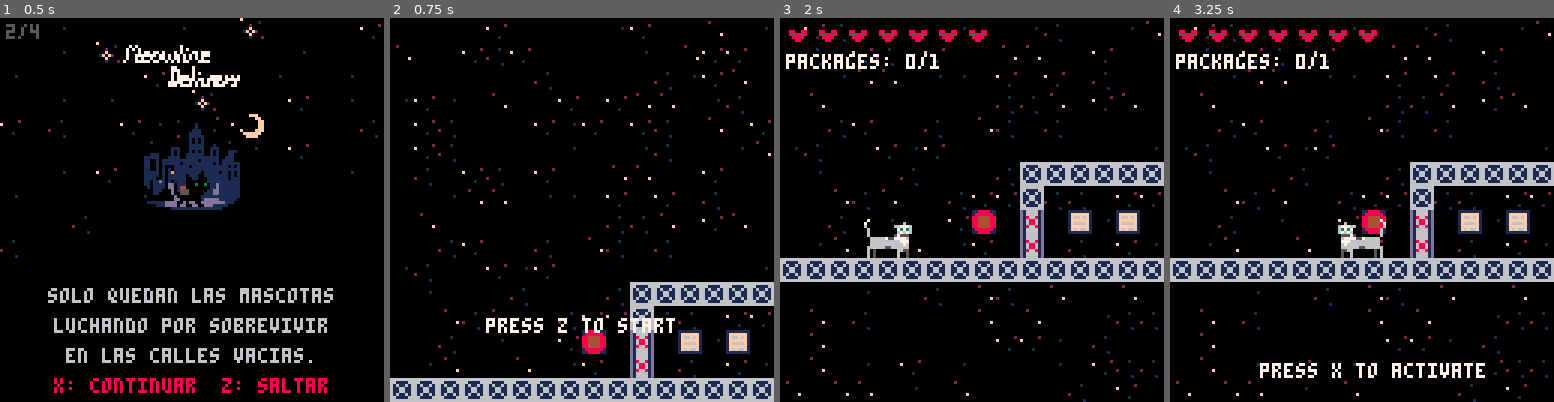
Above: before the commit, frames 1-4 (left to right).
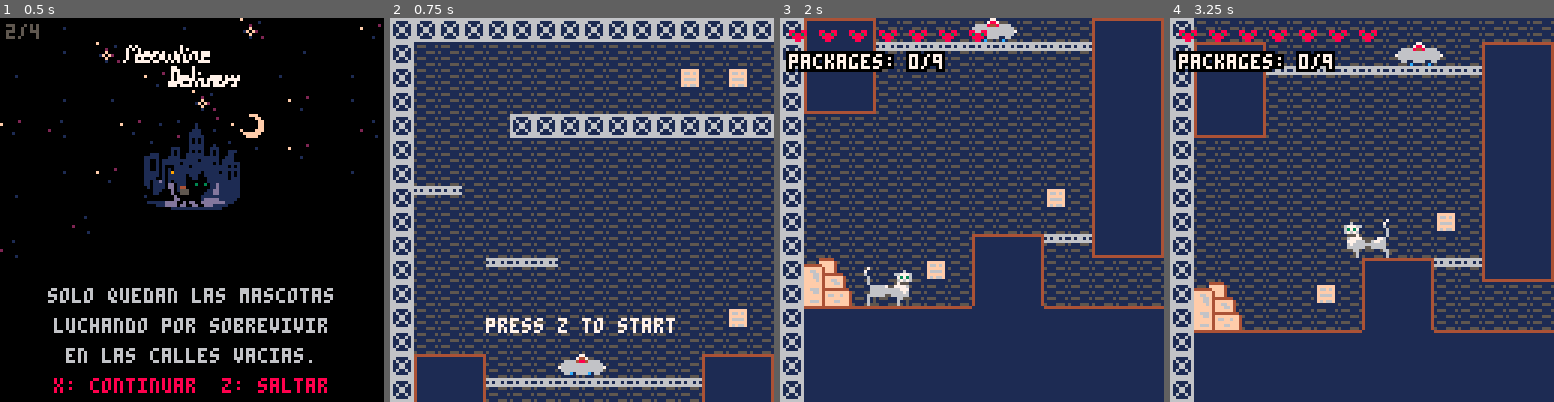
Above: after the commit, the same moments.

Repository: salvadorvanoli/MeowlineDelivery
Game: PICO-8 cartridge meowline.p8
The game is run twice, just before and just after one commit, with the same random seed, the same clock (stepped at 60 frames per second) and the same inputs.
Inputs:
- Up to frame 1 (0.5 s): tap X (X key) at 0.33 s
- Up to frame 2 (0.75 s): tap O (Z key) at 0.7 s
- Up to frame 3 (2 s): tap X (X key) at 1.07, 1.85 s; hold Right from 1.6 s (still down); tap O (Z key) at 1.7 s
- Up to frame 4 (3.25 s): release Right at 2.1 s; tap O (Z key) at 2.1, 2.5, 2.9 s; hold Up 2.15-2.42 s; hold Right 2.47-3.03 s; tap X (X key) at 2.97 s; hold Left from 3.08 s (still down)

Frame 1 is identical in both runs. In frame 2, 95% of the frame differs, in the area x 0-100%, y 0-100%; in frame 3, 94%; in frame 4, 94%.

Commit message:
Primera versión del mapa, botón y puertas rotas

Diff:
--- a/meowline.p8
+++ b/meowline.p8
@@ -27,14 +27,14 @@
 
 -- Sistema de fondos
 background_map = {}
-default_background_roofs = 149 -- Sprite de fondo por defecto para techos populares
+default_background_roofs = 65 -- Sprite de fondo por defecto para techos populares
 default_background_sewers = 128 -- Sprite de fondo por defecto para alcantarillas
 
 -- Coordenadas de las zonas
 cinematic_zone = { x = 384, y = 384 } -- Posicion en la cinematica (48*8, 48*8)
 menu_zone = { x = 1, y = 448 }
 game_over_zone = { x = 192, y = 448 }
-game_start_zone = { x = 18, y = 104 }
+game_start_zone = { x = 18, y = 200 }
 victory_zone = { x = 320, y = 448 }
 
 -- Variables para la cinematica
@@ -74,9 +74,9 @@
 meow_radius = 64 -- Radio de 8 bloques (8 * 8 = 64 pixeles)
 
 -- Indice del sprite solido (suelo)
-platform_sprites = { 64, 71 } -- Bloques de plataforma (solo solidos desde arriba)
-solid_sprites = { 66, 72,73, 102 } -- Bloques totalmente solidos (desde todos los lados)
-damage_sprites = { 67, 69, 70 } -- Bloques que danan al jugador
+platform_sprites = { 64, 71, 94 } -- Bloques de plataforma (solo solidos desde arriba)
+solid_sprites = { 44, 62, 66, 71, 72, 73, 74, 75, 76, 77, 78, 95, 102 } -- Bloques totalmente solidos (desde todos los lados)
+damage_sprites = { 47, 63, 67, 69, 70, 109 } -- Bloques que danan al jugador
 
 -- Sistema de animacion de bloques
 animated_blocks = {}
@@ -85,16 +85,17 @@
 signs = {}
 texts = {
         "presiona z para saltar",
-        "presiona arriba para maullar",
-        "presiona x para interactuar",
+        "presiona arriba para maullar, asusta ratas, cuidado con murcielagos!",
+        "evita los alambres de espinas!",
         "presiona abajo para bajar plataformas",
         "tu objetivo es entregar paquetes, la cantidad actual se muestra arriba",
         "aventurate por las calles de zoo york y entrega todos los paquetes, suerte!",
+        "esquiva las amenazas de la ciudad",
         }
 
 -- Sistema de botones
 buttons = {}
-button_range = 256  -- Radio de busqueda en pixeles (8 bloques)
+button_range = 256  -- Radio de busqueda en pixeles
 button_inactive_sprite = 85
 button_active_sprite = 86
 door_closed_sprite = 102
@@ -305,13 +306,12 @@
 end
 
 function activate_button(button)
-    -- Marcar boton como activado
-    button.activated = true
     mset(button.map_x, button.map_y, button_active_sprite)
 
     -- Buscar la puerta mas cercana
     local closest_door = nil
-    local closest_distance = button_range + 1
+    local closest_distance = 0
+    local door_count = 0
 
     -- Buscar todas las puertas cerradas en el mapa
     for mx = 0, 127 do
@@ -322,8 +322,8 @@
                 local door_y = my * 8
                 local distance = sqrt((door_x - button.x)^2 + (door_y - button.y)^2)
 
-                -- Si esta dentro del rango y es la mas cercana
-                if distance <= button_range and distance < closest_distance then
+                -- SOLO considerar puertas que esten dentro del rango
+                if distance <= button_range and distance > closest_distance then
                     closest_distance = distance
                     closest_door = {x = mx, y = my}
                 end
@@ -331,8 +331,12 @@
         end
     end
 
-    -- Si se encuentra una puerta, determinar si es parte superior o inferior
+    -- Si se encuentra una puerta dentro del rango, abrirla
     if closest_door then
+
+        -- Marcar boton como activado
+        button.activated = true
+
         local found_x = closest_door.x
         local found_y = closest_door.y
 
@@ -720,7 +724,7 @@
         for my = 0, 30 do
             local sprite_id = mget(mx, my)
             -- Verificar si es alguno de los sprites de cartel (87-92)
-            if sprite_id >= 87 and sprite_id <= 92 then
+            if sprite_id >= 87 and sprite_id <= 93 then
                 local new_sign = {
                     x = mx * 8,
                     y = my * 8,
@@ -927,7 +931,7 @@
             end
 
             -- Mostrar puntuacion durante el juego
-            print("packages: " .. score .. "/" .. target_score, cam_x + 2, cam_y + 12, 7)
+            print_multiline_centered_outline("packages: " .. score .. "/" .. target_score, cam_x - 35, cam_y + 12, 7, 0, 120)
 
             -- Mostrar indicaciones de interaccion con la tecla "X"
             local door_below = check_player_over_door()
@@ -936,16 +940,16 @@
             local sign_below = check_player_over_sign()
 
             if door_below then
-                print("press x to deliver", cam_x + 30, cam_y + 115, 7)
+                print_multiline_centered_outline("presiona x para entregar el paquete", cam_x, cam_y + 100, 7, 0, 120)
             elseif checkpoint_below and not checkpoint_below.activated then
-                print("press x to save", cam_x + 30, cam_y + 115, 7)
+                print_multiline_centered_outline("presiona x para guardar", cam_x, cam_y + 100, 7, 0, 120)
             elseif button_below then
-                print("press x to activate", cam_x + 30, cam_y + 115, 7)
+                print_multiline_centered_outline("presiona x para activar", cam_x, cam_y + 100, 7, 0, 120)
             elseif sign_below then
                 -- Mostrar el texto del cartel
                 local text = texts[sign_below.text_id]
                 if text then
-                    local num_lines = print_multiline_centered(text, cam_x, cam_y + 100, 7, 120)
+                    local num_lines = print_multiline_centered_outline(text, cam_x, cam_y + 100, 10, 0, 120)
                 end
             end
         elseif game_state == "menu" then
@@ -1690,6 +1694,34 @@
     return #lines -- Devolver numero de lineas
 end
 
+function print_with_outline(text, x, y, text_color, outline_color)
+    -- Dibujar el borde (8 direcciones alrededor del texto)
+    print(text, x - 1, y - 1, outline_color)  -- Arriba-izquierda
+    print(text, x, y - 1, outline_color)      -- Arriba
+    print(text, x + 1, y - 1, outline_color)  -- Arriba-derecha
+    print(text, x - 1, y, outline_color)      -- Izquierda
+    print(text, x + 1, y, outline_color)      -- Derecha
+    print(text, x - 1, y + 1, outline_color)  -- Abajo-izquierda
+    print(text, x, y + 1, outline_color)      -- Abajo
+    print(text, x + 1, y + 1, outline_color)  -- Abajo-derecha
+
+    -- Dibujar el texto principal encima
+    print(text, x, y, text_color)
+end
+
+function print_multiline_centered_outline(text, cam_x, y, text_color, outline_color, max_width)
+    local lines = wrap_text(text, max_width)
+    local line_height = 8
+
+    for i = 1, #lines do
+        local line = lines[i]
+        local line_x = cam_x + (128 - #line * 4) / 2  -- Centrar cada linea
+        print_with_outline(line, line_x, y + (i - 1) * line_height, text_color, outline_color)
+    end
+
+    return #lines
+end
+
 -- Funcion para imprimir texto centrado horizontalmente
 function print_centered(text, y, color)
     local x = (128 - #text * 4) / 2
@@ -1831,19 +1863,34 @@
 
 
 __map__
-0000000000000000000000000000000000000000000000000000000000000000000000000000000000000000000000000000000000000000000000000000000000000000000000000000000000000000000000000000000000000000000000000000000000000000000000000000000000000000000000000000000000000000
-0000000000000000000000000000000000000000000000000000000000000000000000000000000000000000000000000000000000000000000000000000000000000000000000000000000000000000000000000000000000000000000000000000000000000000000000000000000000000000000000000000000000000000
-0000000000000000000000000000000000000000000000000000000000000000000000000000000000000000000000000000000000000000000000000000000000000000000000000000000000000000000000000000000000000000000000000000000000000000000000000000000000000000000000000000000000000000
-0000000000000000000000000000000000000000000000000000000000000000000000000000000000000000000000000000000000000000000000000000000000000000000000000000000000000000000000000000000000000000000000000000000000000000000000000000000000000000000000000000000000000000
-0000000000000000000000000000000000000000000000000000000000000000000000000000000000000000000000000000000000000000000000000000000000000000000000000000000000000000000000000000000000000000000000000000000000000000000000000000000000000000000000000000000000000000
-0000000000000000000000000000000000000000000000000000000000000000000000000000000000000000000000000000000000000000000000000000000000000000000000000000000000000000000000000000000000000000000000000000000000000000000000000000000000000000000000000000000000000000
-0000000000000000000000000000000000000000000000000000000000000000000000000000000000000000000000000000000000000000000000000000000000000000000000000000000000000000000000000000000000000000000000000000000000000000000000000000000000000000000000000000000000000000
-0000000000000000000000000000000000000000000000000000000000000000000000000000000000000000000000000000000000000000000000000000000000000000000000000000000000000000000000000000000000000000000000000000000000000000000000000000000000000000000000000000000000000000
-0000000000000000000000000000000000000000000000000000000000000000000000000000000000000000000000000000000000000000000000000000000000000000000000000000000000000000000000000000000000000000000000000000000000000000000000000000000000000000000000000000000000000000
-0000000000000000000000000000000000000000000000000000000000000000000000000000000000000000000000000000000000000000000000000000000000000000000000000000000000000000000000000000000000000000000000000000000000000000000000000000000000000000000000000000000000000000
-0000000000000000000000000000000000000000000000000000000000000000000000000000000000000000000000000000000000000000000000000000000000000000000000000000000000000000000000000000000000000000000000000000000000000000000000000000000000000000000000000000000000000000
-0000000000000000000042424242424242424242424242424242424242424242000000000000000000000000000000000000000000000000000000000000000000000000000000000000000000000000000000000000000000000000000000000000000000000000000000000000000000000000000000000000000000000000
-0000000000000000000042000000000000000000000000000000420000000042000000000000000000000000000000000000000000000000000000000000000000000000000000000000000000000000000000000000000000000000000000000000000000000000000000000000000000000000000000000000000000000000
-0000000000000000550066005700580059005a005b005c005500660000000042000000000000000000000000000000000000000000000000000000000000000000000000000000000000000000000000000000000000000000000000000000000000000000000000000000000000000000000000000000000000000000000000
-0000000000000000000066000000000000000000000000000000660000640042000000000000000000000000000000000000000000000000000000000000000000000000000000000000000000000000000000000000000000000000000000000000000000000000000000000000000000000000000000000000000000000000
-4242424242424242424242424242424242424242424242424242424242424242000000000000000000000000000000000000000000000000000000000000000000000000000000000000000000000000000000000000000000000000000000000000000000000000000000000000000000000000000000000000000000000000
+424242424242424242424242424242424242424f4f774f4f4f4d00000000000000000000000000000000000000000000000000000000000000000000000000005f5f5f444444444444000000005f5f5f4400440000000043434343434343434343435f5f5f5f5f5f5f5f5f5f5f5f5f5f5f5f5f5f5f5f5f5f5f5f5f5f5f5f5f5f
+4241414141414141414141414141414141414249494949494f4d00000000000000000000000000000000000000000000000000858400000000000000000000005f5f5f444444444444000000005f5f5f4464440000000000434343434343434343435f5f5f5f5f5f5f5f5f5f5f5f5f5f5f5f5f5f5f5f5f5f5f5f5f5f5f5f5f5f
+4241414141414141414141415b415c4155416600000000004c4d000000000000000000000000000000000000008c8d00000000000000000000000000000000005f5f5f444444444444000000005f5f5f5e5e5e5e00000000000000000000434343435f5f5f5f5f5f5f5f5f5f5f5f5f5f5f5f5f5f5f5f5f5f5f5f5f5f5f5f5f5f
+4241414141414141414141414141414141416600000000004c4d000000000000000000000000000000000000009c9d0000000000004a4b0000000000000000005f5f5f446c44004444000000005f5f5f0000000000000000000000000000000000435f5f5f5f5f5f5f5f5f5f5f5f5f5f5f5f5f5f5f5f5f5f5f5f5f5f5f5f5f5f
+424141414142424242424242424242424242425e5e5e5e5e4c4d00000000000000000000007c7d7d7d7d7d7d7d7d7d7d7d7e0000004c4d0000000000000000005f5f5f444444644444000000005f5f5f00000000005e0000000000000000000000005f5f5f5f5f5f5f5f5f5f5f5f5f5f5f5f5f5f5f5f5f5f5f5f5f5f5f5f5f5f
+4241414141414141414141414141414141414200000000004748000000000000000000007c7f41414141414141414141416f7e00004c4d0000000000000000005f5f5f5f5f5f5f5f5f00550000435f5f0000000000000000000000000000000000005f5f5f5f5f5f5f5f5f5f5f5f5f5f5f5f5f5f5f5f5f5f5f5f5f5f5f5f5f5f
+4241414141414141414141414141414141414200000000000000000000000000000000000041416c6c6c4100416c6c6c41410000004c4d0000000000000000005f5f5f5f5f5f5f5f5f007b0000435f5f000000000000005e00005e00005e000000005f5f5f5f5f5f5f5f5f5f5f5f5f5f5f5f5f5f5f5f5f5f5f5f5f5f5f5f5f5f
+42404041414141414141414141414141414142000000000000000000000000000000000000414141414141644141414141410000004c4d0000000000000000005f5f5f5f5f5f5f5f5f5e5e0000435f5f0000000000000000000000000000000000005f5f5f5f5f5f5f5f5f5f5f5f5f5f5f5f5f5f5f5f5f5f5f5f5f5f5f5f5f5f
+42414141414141414141414141414141414142000000000060000000000000000000000000004141404040404040404141000000004c4d000000000000000000000000000000000000000000005f5f5f4545454545454545454545454545455f00005f5f00002700000000000000000027000000000000000000270044444444
+424141414141414141414141414141414141424e4e4e4e4e4e4e4b00000000000000000000000041414141414141410000005500004c4d000000000000000000000000000000000000000000005f5f5f5f5f5f5f5f5f5f5f5f5f5f5f5f5f5f5f00005f5f000000000000000000000000000000000000000000000000446c6c6c
+42414141404040414141414141414141414142494949494949494800000000000000000000000000414141414141410043007b00004c4d000000000000000000000060000000000000000000005f000000000000000000000027000000005f5f5e5e5f5f000000000000000000000000000000000000000000000000446c6c6c
+424141414141414141414141414141414141424f4f4f4f4f000000000000000000000000000000006d4141414141405e5e5e5e00004c4d00000000000000002f3e3e3e3e3e3e3e2d7800005e005f0000000000000000000000000000000000000000000000000000000000000000000000000000000000000000000044444444
+42414141414141414141414141415d414141424f004f6c4f0000000000000000000000000000005e404041414141410000000000004c4d00000000000000006e5f5f5f5f5f5f5f3c7b000000005f0000000000000000000000000000000000000000000000000000000000000000000000000000000000000000000044440044
+424141414141414141414141414141414141424f644f4f4f00000000000000000000000000000000414141414141410000000000004c4d00000000005e5e5e2e5f5f5f5f5f5f5f2c5e00000000660058000000000000000000000000000000000000000000005f5f00222324222324005f5f00222324222324005f5f44446444
+424a4e4b4141412041414141414a4e4b4141425e5e5e5e5e00000000006b00000000000000000000414141414141410000000000004c4d00000000000000006e5f5f5f5f5f5f5f3c000000000066007b00000022232423222424222300005f5f5e5e5f5f5f5f5f5f5f5f5f5f5f5f5f5f5f5f5f5f5f5f5f5f5f5f5f5f5f5f5f5f
+424c4f4d4040404040404040404c4f4d404042000000000000000000007b00000000000000000000414141414141410000000000004c4d00000000000000006e5f5f5f4444445f5f5f000000005f5f5f5f45455f5f5f5f5f5f5f5f5f5f5f5f5f00005f5f5f5f5f5f5f5f5f5f5f5f5f5f5f5f5f5f5f5f5f5f5f5f5f5f5f5f5f5f
+424c4f4d4141414141414141414c4f4d414142000000000000000000007b000000000000000000004141414141416d0000000000004c4d00000000000000006e5f5f5f444444664444000000005f5f5f5f5f5f5f5f5f5f5f5f5f5f5f5f5f5f5f00005f5f5f5f5f5f5f5f5f5f5f5f5f5f5f5f5f5f5f5f5f5f5f5f5f5f5f5f5f5f
+424749484141414141414141414c4f4d7878420000000000005e5e5e4a4b00000000000000000000414141414140405e00000000004c4d00000000000000006e5f5f5f445544664444000000005f444444444444444444440000000000005f5f00005f5f5f5f5f5f5f5f5f5f5f5f5f5f5f5f5f5f5f5f5f5f5f5f5f5f5f5f5f5f
+424141414141414141414141414c4f4d4141420000000000000000004c4d00000000000000000000414141414141410000000000004c4d5e5e5e5e000000006e5f5f5f5e5e5e5f2c5e00006b005f444444444444444444440000000000005f5f5e5e5f5f5f5f5f5f5f5f5f5f5f5f5f5f5f5f5f5f5f5f5f5f5f5f5f5f5f5f5f5f
+424141414141414141414141414c4f4d4040420000000000000000004c4d00000000590000000000414141414141410000000000004c4d00000000000000006e5f5f5f0000005f3c0000007b005f44444444446c6c6c444400006b000000000000005f5f5f5f5f5f5f5f5f5f5f5f5f5f5f5f5f5f5f5f5f5f5f5f5f5f5f5f5f5f
+424141414141414141414141414c4f4d4141420000000000000000004c4d000000007b0000000000414141414141410000000000004c4d00000000000000006e5f5f5f0000005f3c0000007b006644554400446c6c6c444400007b000000000000005f5f5f5f5f5f5f5f5f5f5f5f5f5f5f5f5f5f5f5f5f5f5f5f5f5f5f5f5f5f
+42414141414141414141415a414c4f4d7878420000000000000000004c4d0000004a4b434343435e404041414141410000000000004c4d00000000000000006e5f5f5f5e5e5e5f3d4545455f00664444446444444444444400007b000000000000005f5f5f5f5f5f5f5f5f5f5f5f5f5f5f5f5f5f5f5f5f5f5f5f5f5f5f5f5f5f
+424141414141414141414141414c4f4d4141420000000000000000004c4d0000004c4d4343434300414141414141410000000000004c4d00000000000000436e5f5f5f0000005f5f5f5f5f5f5f5f5f5f5f5f5f5f5f5f5f5f5f5f5f5f5f5f5f5f5e5e5f5f5f5f5f5f5f5f5f5f5f5f5f5f5f5f5f5f5f5f5f5f5f5f5f5f5f5f5f5f
+42414141414141414a4e4b4040474948404042434300000000007c7d7d7d7d7e004c4d4343434300414141414141410000000000004c4d0000000000005e5e2e5f5f5f0000005f5f5f5f5f5f5f5f5f5f5f5f5f5f5f5f5f5f5f5f5f5f5f5f5f5f00005f5f5f5f5f5f5f5f5f5f5f5f5f5f5f5f5f5f5f5f5f5f5f5f5f5f5f5f5f5f
+42696a41414157414c4f4d41414141414141424343000000007c7f414141416f7e4c4d4e4e4e4b00414141414141410000000000004c4d00000000000000006e5f5f5f5e5e5e5f5f00000000270000000027000000000000000000000000000000005f5f5f5f5f5f5f5f5f5f5f5f5f5f5f5f5f5f5f5f5f5f5f5f5f5f5f5f5f5f
+42797a41414141414c4f4d4141414141414142434300006b0000414141414141004c4d4949494800414141414141410000000000004c4d5e5e5e00000000006e5f5f5f4444445f5f00000000000000000000000000000000000000000000000000005f5f5f5f5f5f5f5f5f5f5f5f5f5f5f5f5f5f5f5f5f5f5f5f5f5f5f5f5f5f
+424e4e4e4e4e4e4e4f4f4f4e4e4e4e4e4e4e42434300007b0000416c414141405e4c4d414141410041414040404141000000000000474800000000000000006e5f5f5f4444445f5f00000000000000000000000000000000000000006b00000000005f5f5f5f5f5f5f5f5f5f5f5f5f5f5f5f5f5f5f5f5f5f5f5f5f5f00000000
+424f4f4f4f4f4f4f4f4f4f4f4f4f4f4f4f4f42434300007b0000414141004141004c4d410041410041414141414141000000007800660000000078000000006e5f5f5f004444000000000000000000000000000000000000000000007b00000000005f5f5f5f5f5f5f5f5f5f5f5f5f5f5f5f5f5f5f5f5f5f5f5f5f5f00000000
+424f4f4f4f4f4f4f4f4f4f4f4f4f4f4f4f4f42434300007b0000412041642041004c4d416441410041412041414141000000007b0066000000007b000000006e5f5f5f644444000000000000000000000000002223000000000000007b00000000005f5f5f5f5f5f5f5f5f5f5f5f5f5f5f5f5f5f5f5f5f5f5f5f5f5f00000000
+424f4f4f4f4f4f4f4f4f4f4f4f4f4f4f4f4f424e4e4e4e4e4e4e4e4e4e4e4e4e4e4e4e4e4e4e4e4e4e4e4e4e4e4e4e4e4e4e4e4e4e4e4e4e4e4e4b454545453f5f5f5f5f5f5f5f5f5f5f5f5f5f5f4545455f5f5f5f5f4545455f5f5f5f5f5f5f5f5f5f5f5f5f5f5f5f5f5f5f5f5f5f5f5f5f5f5f5f5f5f5f5f5f5f5f00000000
+4949494949494949494949494949494949494949494949494949494949494949494949494949494949494949494949494949494949494949494949494949494949494949494949494949494949494949494949494949494949494949494949494949494949494949494949494949494949494949494949494949494949494949
Not shown, changed: 48 lines of the sprite sheet (__gfx__) section of meowline.p8
